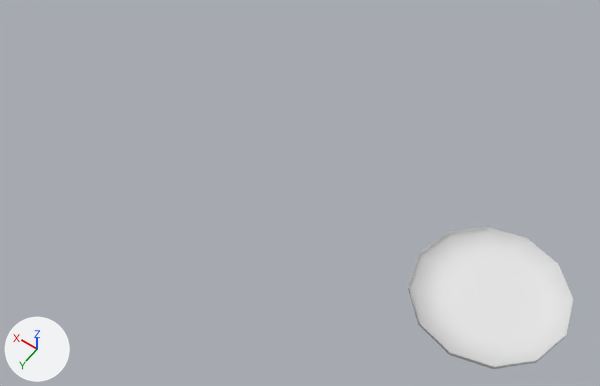
The FBX model GoofyLittleGuys/Assets/_Art/Models/ForestProps/lilly pad/Lotus Leaf 02/LotusLeaf_02.fbx: old version first, new version second.
Both versions are drawn from a 50 mm lens placed at (-2.07, 9.84, 15.3), pointed at (5.4, -0.63, -1.15). Every picture has the same lights, and +X, +Y and +Z are marked at lower left. Where no turn or scale is listed for an object, it has been applied to the vertices.

Names of what the first picture shows: '荷叶 021'.
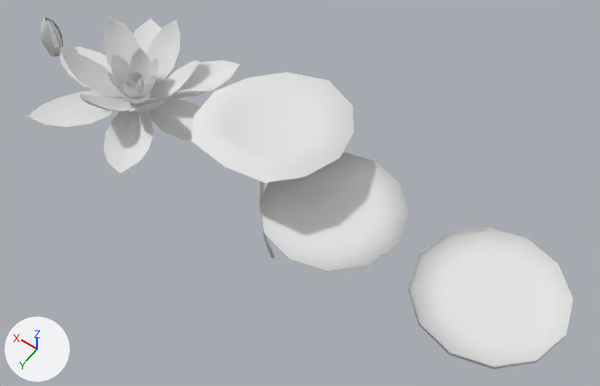
The newer file is also turned or shifted as a whole; pictures and numbers use the older file's frame.

Location of each change, (x1, y1, x2, y2) in pixels of the pictures (600 x 386 px):
'花 001', added: after (27, 16, 240, 173)
'荷叶 011', added: after (191, 72, 354, 183)
'荷叶 03', added: after (259, 152, 409, 272)
'花 002', added: after (40, 18, 63, 57)
'柱体', added: after (260, 181, 275, 258)

Patch to the scene script:
```diff
--- a/GoofyLittleGuys/Assets/_Art/Models/ForestProps/lilly pad/Lotus Leaf 02/LotusLeaf_02.fbx.py
+++ b/GoofyLittleGuys/Assets/_Art/Models/ForestProps/lilly pad/Lotus Leaf 02/LotusLeaf_02.fbx.py
@@ mat_杆子 @@
+mat_杆子 = principled_material('杆子')
+mat_杆子.base_color = (0.8, 0.8, 0.8)  # white #e7e7e7
+mat_杆子.roughness = 1.0
@@ mat_花_01 @@
+mat_花_01 = principled_material('花 01')
+mat_花_01.base_color = (0.8, 0.8, 0.8)  # white #e7e7e7
+mat_花_01.roughness = 1.0
@@ mat_荷叶_03 @@
+mat_荷叶_03 = principled_material('荷叶 03')
+mat_荷叶_03.base_color = (0.8, 0.8, 0.8)  # white #e7e7e7
+mat_荷叶_03.roughness = 1.0
@@ mat_花_02 @@
+mat_花_02 = principled_material('花 02')
+mat_花_02.base_color = (0.8, 0.8, 0.8)  # white #e7e7e7
@@ mat_荷叶_011 @@
+mat_荷叶_011 = principled_material('荷叶 011')
+mat_荷叶_011.base_color = (0.8, 0.8, 0.8)  # white #e7e7e7
+mat_荷叶_011.roughness = 1.0
@@ me_柱体 @@
+me_柱体.from_pydata(...)  # 30 vertices, 26 faces; spans x -0.05..0.05, y -0.23..0.22, z 0.1..5.14
+me_柱体.materials.append(mat_杆子)  # its picture is missing
@@ me_平面 @@
+me_平面.from_pydata(...)  # 504 vertices, 360 faces; spans x -2.78..2.78, y -2.26..2.26, z 0.0..1.42
+me_平面.materials.append(mat_花_01)  # its picture is missing
@@ me_球体_003 @@
+me_球体_003.from_pydata(...)  # 37 vertices, 36 faces; spans x -1.73..1.73, y -1.73..1.73, z -0.03..0.0
+me_球体_003.materials.append(mat_荷叶_03)  # white #e7e7e7
@@ me_平面_001 @@
+me_平面_001.from_pydata(...)  # 285 vertices, 212 faces; spans x -0.292..0.302, y -0.28..0.274, z -0.042..1.153
+me_平面_001.materials.append(mat_花_02)  # its picture is missing
@@ me_球体 @@
+me_球体.from_pydata(...)  # 49 vertices, 48 faces; spans x -1.8..1.79, y -2.31..1.75, z -0.16..0.61
+me_球体.materials.append(mat_荷叶_011)  # white #e7e7e7
@@ ob_柱体 @@
+ob_柱体 = bpy.data.objects.new('柱体', me_柱体)
+ob_柱体.location = (6.0, 0.0, -4.1)
@@ ob_花_001 @@
+ob_花_001 = bpy.data.objects.new('花 001', me_平面)
+ob_花_001.location = (10.0, 0.0, 0.0)
@@ ob_荷叶_03 @@
+ob_荷叶_03 = bpy.data.objects.new('荷叶 03', me_球体_003)
+ob_荷叶_03.location = (4.0, 0.0, 0.0)
@@ ob_花_002 @@
+ob_花_002 = bpy.data.objects.new('花 002', me_平面_001)
+ob_花_002.location = (13.0, 0.0, 0.0)
@@ ob_荷叶_011 @@
+ob_荷叶_011 = bpy.data.objects.new('荷叶 011', me_球体)
+ob_荷叶_011.location = (6.0, -0.4, 0.93)
```
